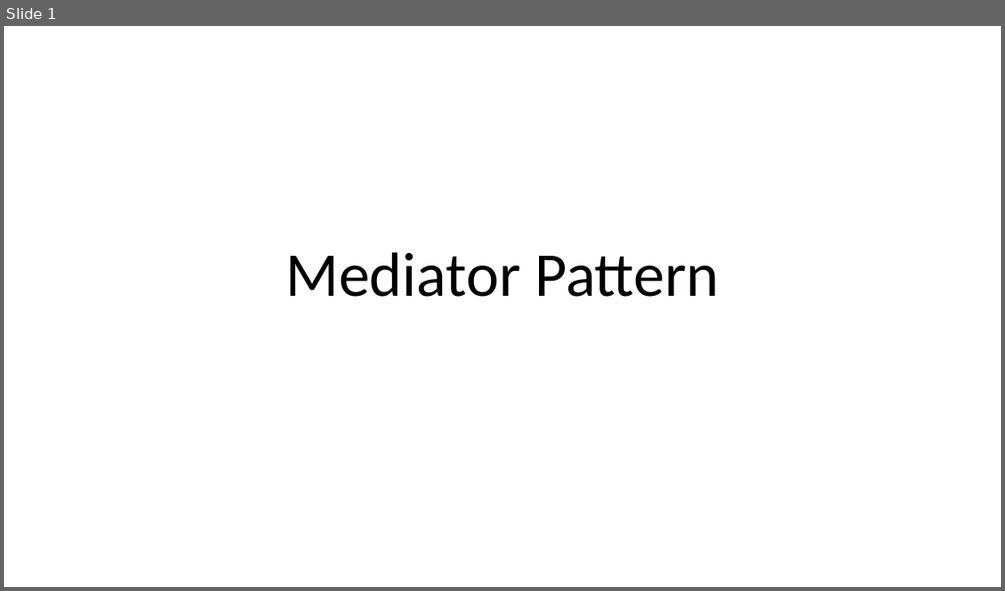
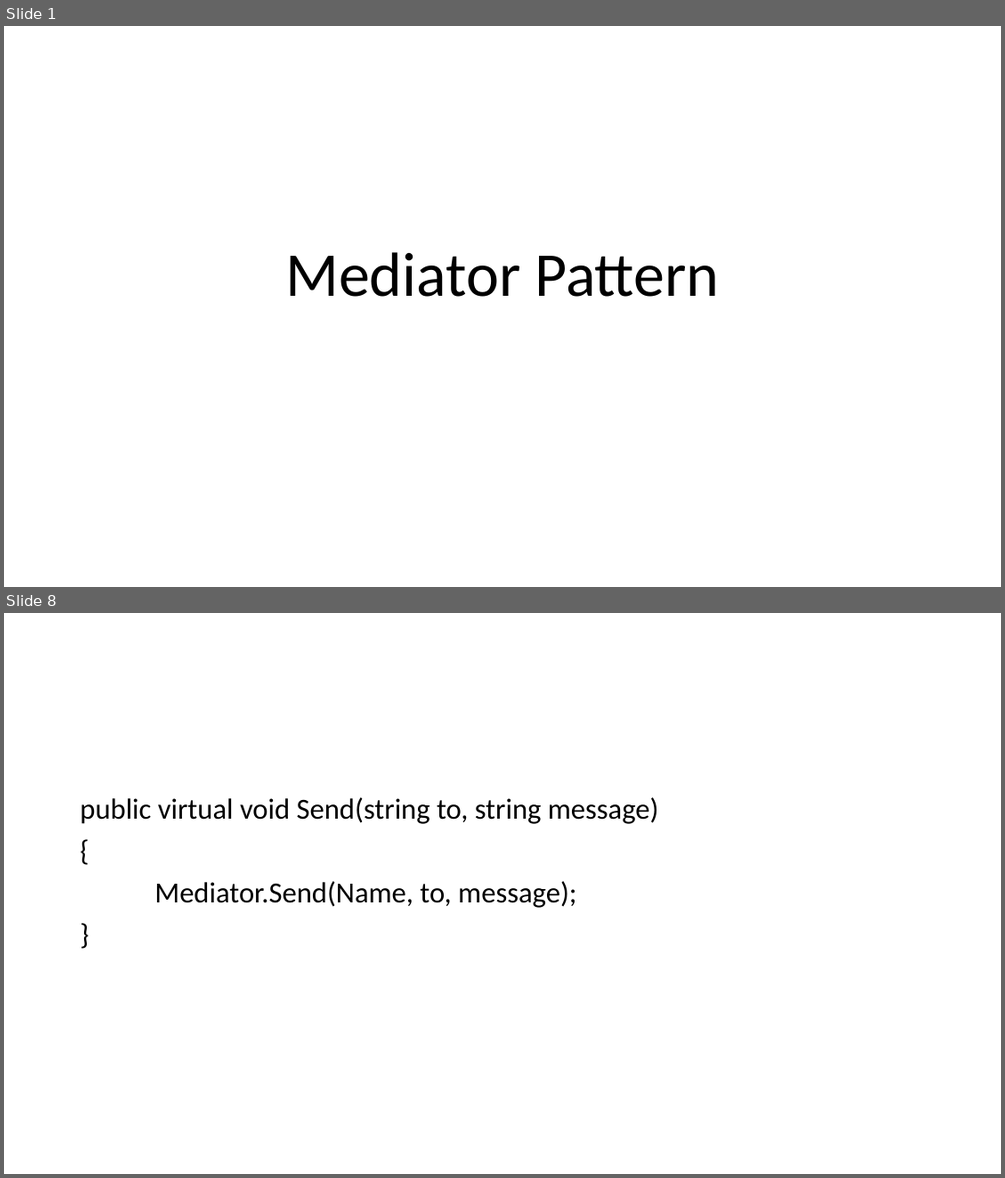
Before and after one commit to BjornNorgaard/I4SWD, a slide deck: MediatorPattern/Presentation/Mediator Pattern.pptx. Shown one above the other, each under a label of ours: slide 1 before the commit, slides 1 and 8 after it; the slides between them are not shown. The pictures are 1005x591 and 1005x1178 pixels, drawn with LibreOffice and Linux fonts; fonts in the diff are those of the drawing. Boxes give left, top, right and bottom in pixels: in the first picture for what was removed or moved away, otherwise in the second. Text is boxed around its words. In the diff, an @@ line names an element or a change of style, - is before the commit and + after.

```diff
--- a/MediatorPattern/Presentation/Mediator Pattern.pptx
+++ b/MediatorPattern/Presentation/Mediator Pattern.pptx
@@ slide 8 added at box(4, 613, 1001, 1174), background #FFFFFF @@
@@ text added at box(80, 797, 659, 908), 28 pt, text #000000 @@
+public virtual void Send(string to, string message)
+{
+Mediator.Send(Name, to, message);
+}
```
Also in this commit, not shown: 8 other slides added, 3 other files.
